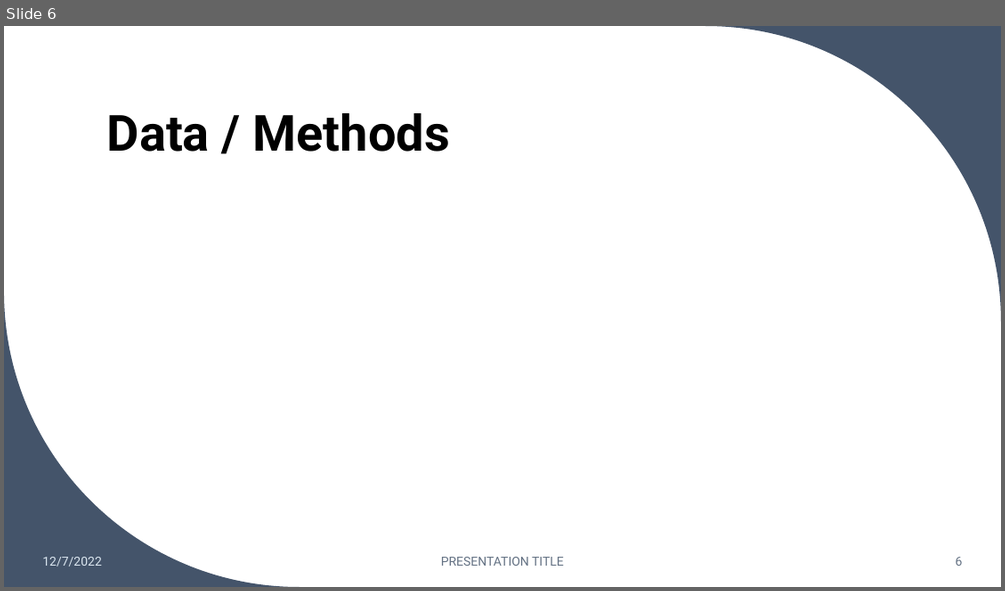
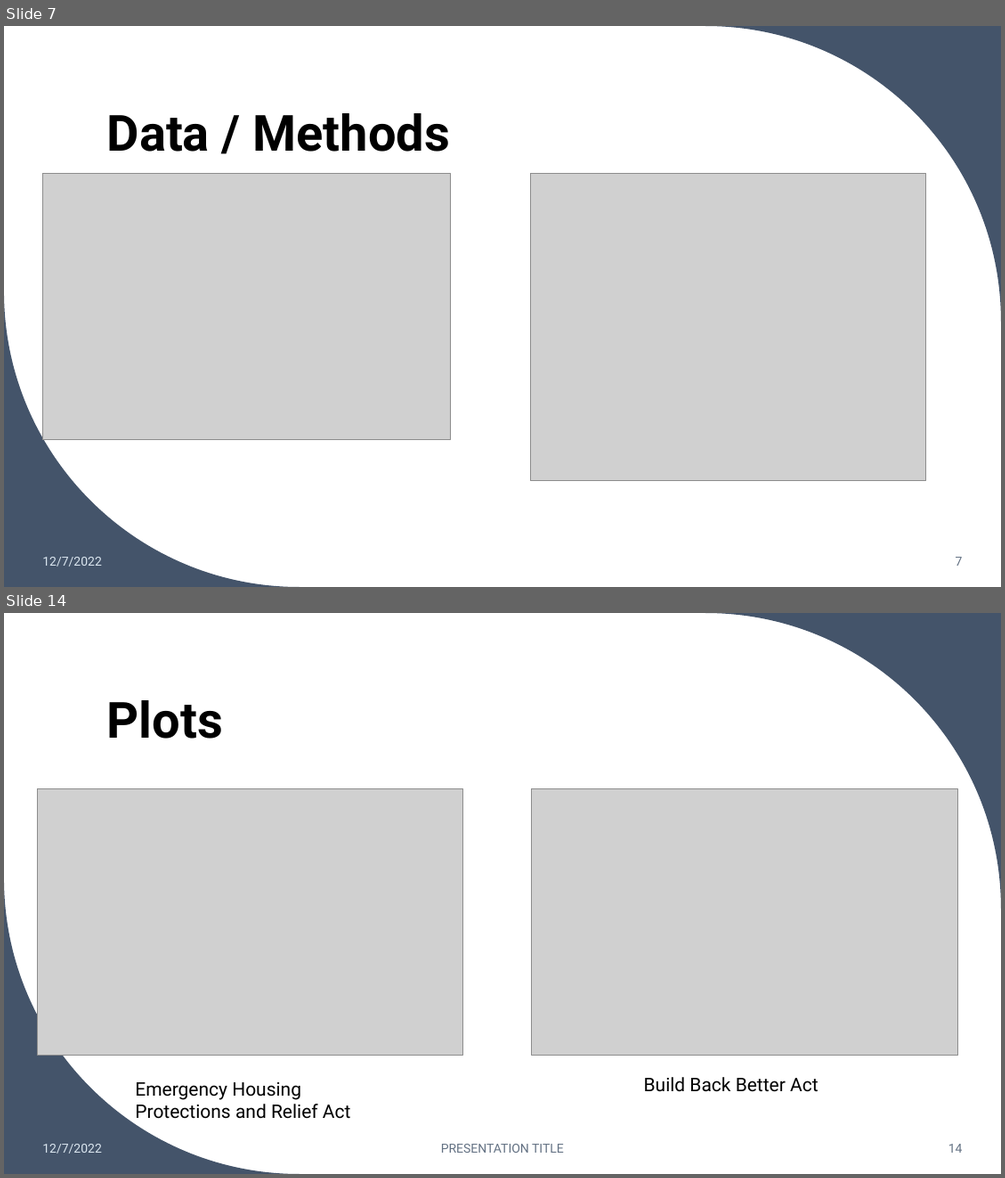
Before and after one commit to ccabes15/Congression_Trading, a slide deck: Presentation/Stock_Trading_Cabrey.pptx. Shown one above the other, each under a label of ours: slide 6 before the commit, slides 7 and 14 after it; the slides between them are not shown. The pictures are 1005x591 and 1005x1178 pixels, drawn with LibreOffice and Linux fonts; fonts in the diff are those of the drawing; grey boxes stand for pictures. Boxes give left, top, right and bottom in pixels: in the first picture for what was removed or moved away, otherwise in the second. Text is boxed around its words. In the diff, an @@ line names an element or a change of style, - is before the commit and + after.

```diff
--- a/Presentation/Stock_Trading_Cabrey.pptx
+++ b/Presentation/Stock_Trading_Cabrey.pptx
@@ slide 14 added at [4, 613, 1001, 1174], background #FFFFFF; not listed: 2 template elements that a slide beside it also shows @@
@@ title added at [107, 700, 223, 738], 48 pt, text #000000, bold @@
+Plots
@@ picture added at [37, 788, 462, 1054] @@
@@ picture added at [532, 788, 958, 1055] @@
@@ text added at [135, 1082, 351, 1119], 18 pt, text #000000 @@
+Emergency Housing Protections and Relief Act
@@ text added at [644, 1077, 818, 1092], 18 pt, text #000000 @@
+Build Back Better Act
@@ text added at [42, 1143, 102, 1153], 12 pt, text #DAE5EF @@
+12/7/2022
@@ text added at [441, 1143, 564, 1152], 12 pt, text #637183 @@
+PRESENTATION TITLE
@@ page number added at [948, 1143, 963, 1152], 12 pt, text #637183 @@
+14
@@ what was slide 6 is now slide 7 @@
@@ slide 7 changed as well @@
@@ picture added at [43, 174, 451, 439] @@
@@ picture added at [531, 174, 925, 481] @@
@@ text removed at [441, 556, 564, 565] @@
-PRESENTATION TITLE
@@ page number at [955, 556, 963, 565]: text changed @@
-6
+7
```
Also in this commit, not shown: 4 other slides changed, 11 other slides added, 6 other files.
